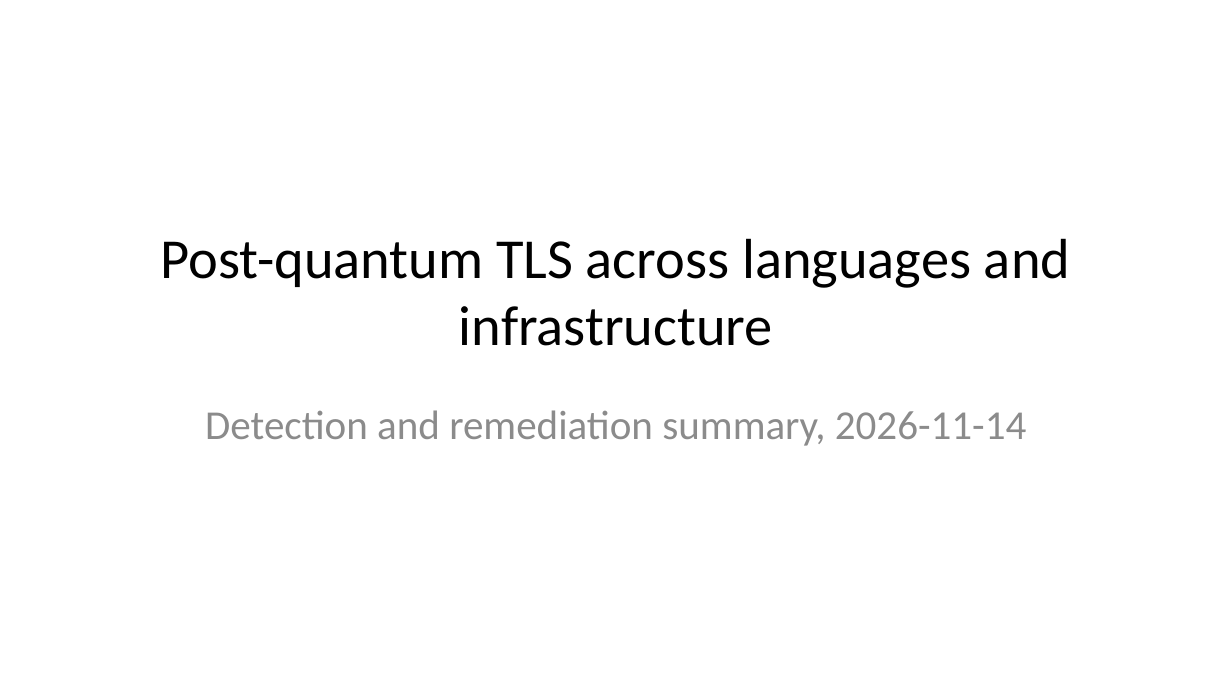
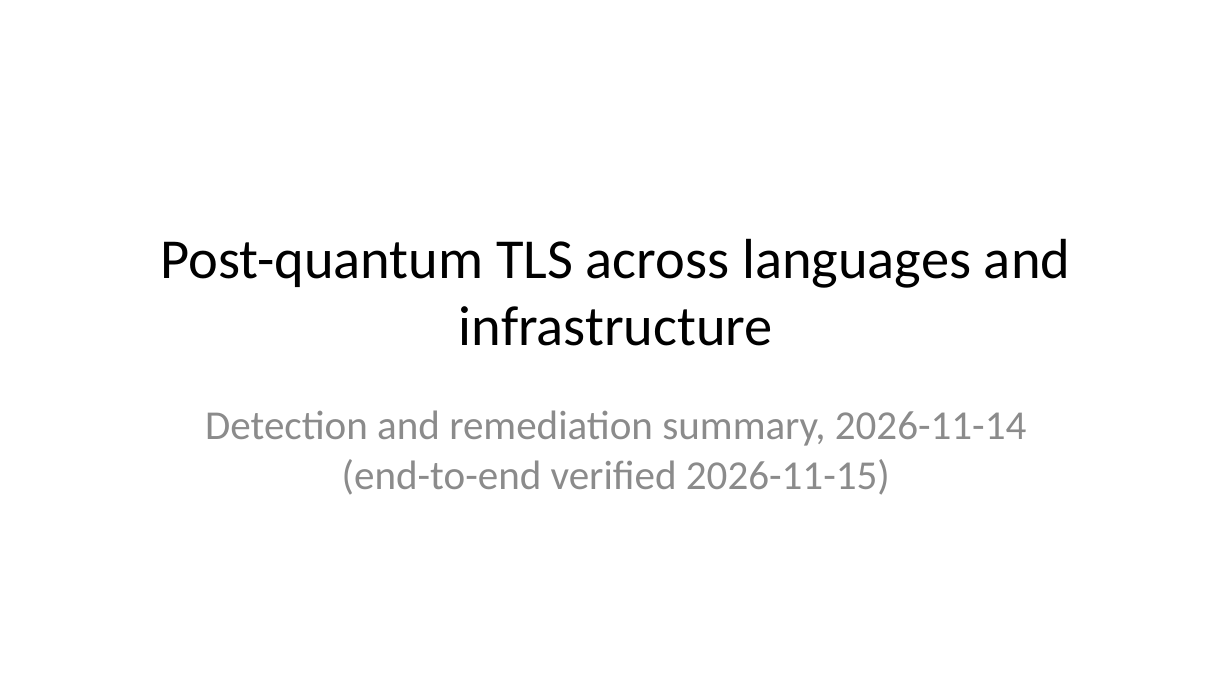
Before and after one commit to moolivkkr/PQC, a slide deck: slide 1 of PQC-Summary.pptx. Drawn at 1232x693 pixels with LibreOffice and Linux fonts; fonts in the diff are those of the drawing. Boxes give left, top, right and bottom in pixels: in the first picture for what was removed or moved away, otherwise in the second. Text is boxed around its words. In the diff, an @@ line names an element or a change of style, - is before the commit and + after.

```diff
--- a/PQC-Summary.pptx
+++ b/PQC-Summary.pptx
@@ subtitle at (x1=205, y1=410, x2=1026, y2=495): text changed @@
-Detection and remediation summary, 2026-11-14
+Detection and remediation summary, 2026-11-14 (end-to-end verified 2026-11-15)
```
Also in this commit, not shown: 3 other slides changed, 2 slides added, 8 other files.
